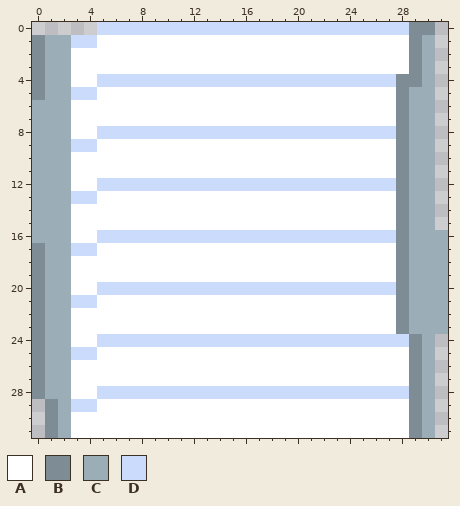
Two states of a pixel-art sprite, farm_game/public/images/tiles/BridgeFlip.png. Above: the version before the commit.
The file is 32x32 pixels.
Palette (. is transparent): A #ffffff  B #7d8c95  C #9badb7  D #cbdbfc
New version:
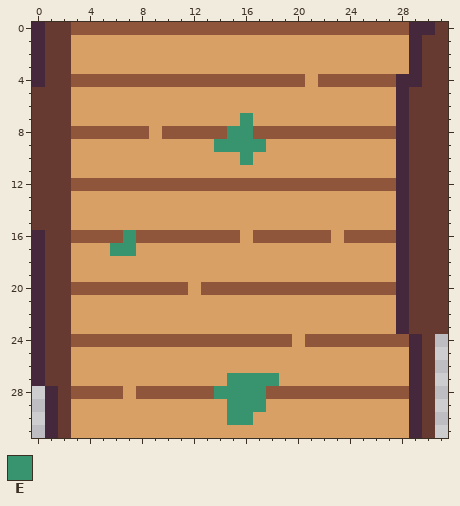
Colours new in this view: E #37946e
Diff:
@@ palette @@
-A #ffffff
+A #d9a066
-B #7d8c95
+B #45283c
-C #9badb7
+C #663931
-D #cbdbfc
+D #8f563b
@@ x 0..31 @@
- 0 .....DDDDDDDDDDDDDDDDDDDDDDDDBB.
- 1 BCCDDAAAAAAAAAAAAAAAAAAAAAAAABC.
- 2 BCCAAAAAAAAAAAAAAAAAAAAAAAAAABC.
- 3 BCCAAAAAAAAAAAAAAAAAAAAAAAAAABC.
- 4 BCCAADDDDDDDDDDDDDDDDDDDDDDDBBC.
- 5 BCCDDAAAAAAAAAAAAAAAAAAAAAAABCC.
- 6 CCCAAAAAAAAAAAAAAAAAAAAAAAAABCC.
- 7 CCCAAAAAAAAAAAAAAAAAAAAAAAAABCC.
- 8 CCCAADDDDDDDDDDDDDDDDDDDDDDDBCC.
- 9 CCCDDAAAAAAAAAAAAAAAAAAAAAAABCC.
-10 CCCAAAAAAAAAAAAAAAAAAAAAAAAABCC.
-11 CCCAAAAAAAAAAAAAAAAAAAAAAAAABCC.
-12 CCCAADDDDDDDDDDDDDDDDDDDDDDDBCC.
-13 CCCDDAAAAAAAAAAAAAAAAAAAAAAABCC.
-14 CCCAAAAAAAAAAAAAAAAAAAAAAAAABCC.
-15 CCCAAAAAAAAAAAAAAAAAAAAAAAAABCC.
-16 CCCAADDDDDDDDDDDDDDDDDDDDDDDBCCC
-17 BCCDDAAAAAAAAAAAAAAAAAAAAAAABCCC
+ 0 BCCDDDDDDDDDDDDDDDDDDDDDDDDDDBBC
+ 1 BCCAAAAAAAAAAAAAAAAAAAAAAAAAABCC
+ 2 BCCAAAAAAAAAAAAAAAAAAAAAAAAAABCC
+ 3 BCCAAAAAAAAAAAAAAAAAAAAAAAAAABCC
+ 4 BCCDDDDDDDDDDDDDDDDDDADDDDDDBBCC
+ 5 CCCAAAAAAAAAAAAAAAAAAAAAAAAABCCC
+ 6 CCCAAAAAAAAAAAAAAAAAAAAAAAAABCCC
+ 7 CCCAAAAAAAAAAAAAEAAAAAAAAAAABCCC
+ 8 CCCDDDDDDADDDDDEEDDDDDDDDDDDBCCC
+ 9 CCCAAAAAAAAAAAEEEEAAAAAAAAAABCCC
+10 CCCAAAAAAAAAAAAAEAAAAAAAAAAABCCC
+11 CCCAAAAAAAAAAAAAAAAAAAAAAAAABCCC
+12 CCCDDDDDDDDDDDDDDDDDDDDDDDDDBCCC
+13 CCCAAAAAAAAAAAAAAAAAAAAAAAAABCCC
+14 CCCAAAAAAAAAAAAAAAAAAAAAAAAABCCC
+15 CCCAAAAAAAAAAAAAAAAAAAAAAAAABCCC
+16 BCCDDDDEDDDDDDDDADDDDDDADDDDBCCC
+17 BCCAAAEEAAAAAAAAAAAAAAAAAAAABCCC
 18 BCCAAAAAAAAAAAAAAAAAAAAAAAAABCCC
 19 BCCAAAAAAAAAAAAAAAAAAAAAAAAABCCC
-20 BCCAADDDDDDDDDDDDDDDDDDDDDDDBCCC
-21 BCCDDAAAAAAAAAAAAAAAAAAAAAAABCCC
+20 BCCDDDDDDDDDADDDDDDDDDDDDDDDBCCC
+21 BCCAAAAAAAAAAAAAAAAAAAAAAAAABCCC
 22 BCCAAAAAAAAAAAAAAAAAAAAAAAAABCCC
 23 BCCAAAAAAAAAAAAAAAAAAAAAAAAABCCC
-24 BCCAADDDDDDDDDDDDDDDDDDDDDDDDBC.
-25 BCCDDAAAAAAAAAAAAAAAAAAAAAAAABC.
+24 BCCDDDDDDDDDDDDDDDDDADDDDDDDDBC.
+25 BCCAAAAAAAAAAAAAAAAAAAAAAAAAABC.
 26 BCCAAAAAAAAAAAAAAAAAAAAAAAAAABC.
-27 BCCAAAAAAAAAAAAAAAAAAAAAAAAAABC.
-28 BCCAADDDDDDDDDDDDDDDDDDDDDDDDBC.
-29 .BCDDAAAAAAAAAAAAAAAAAAAAAAAABC.
-30 .BCAAAAAAAAAAAAAAAAAAAAAAAAAABC.
+27 BCCAAAAAAAAAAAAEEEEAAAAAAAAAABC.
+28 .BCDDDDADDDDDDEEEEDDDDDDDDDDDBC.
+29 .BCAAAAAAAAAAAAEEEAAAAAAAAAAABC.
+30 .BCAAAAAAAAAAAAEEAAAAAAAAAAAABC.
 31 .BCAAAAAAAAAAAAAAAAAAAAAAAAAABC.
